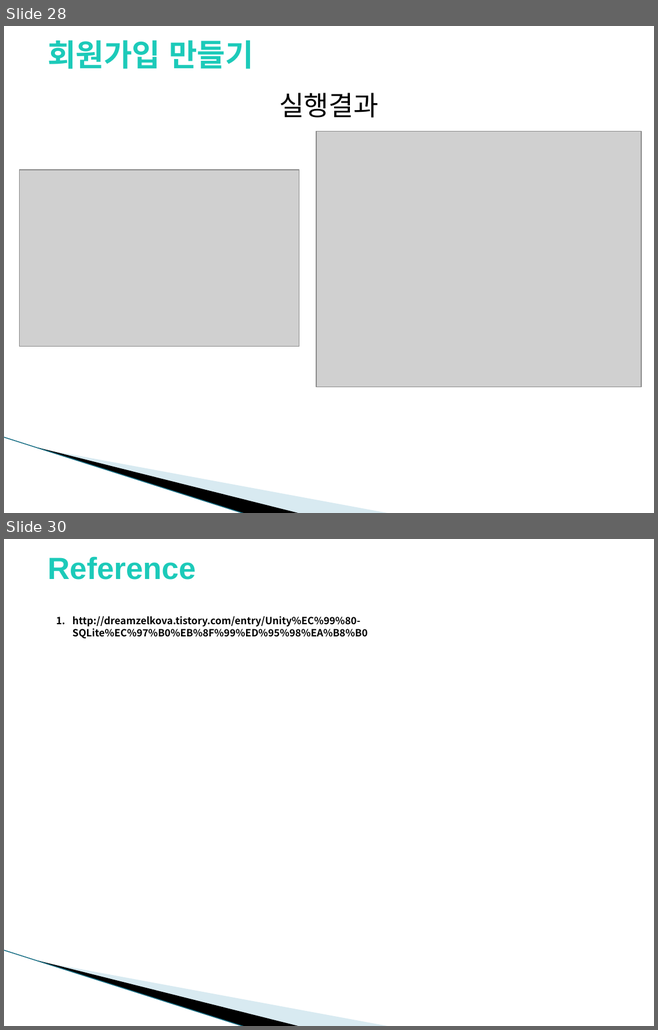
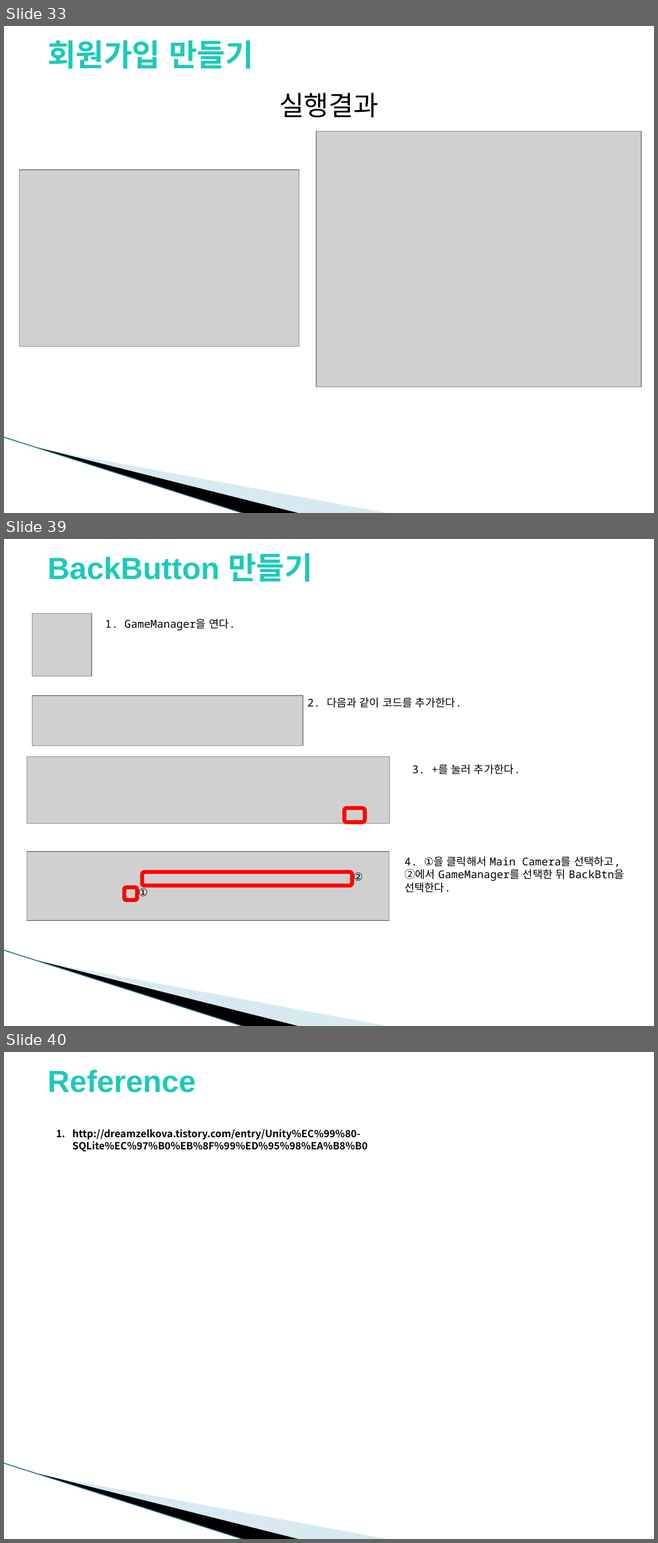
Before and after one commit to YounSJ/Unity_SQLite, a slide deck: Unity_SQLite.pptx. Shown one above the other, each under a label of ours: slides 28 and 30 before the commit, slides 33, 39 and 40 after it; the slides between them are not shown. The pictures are 658x1030 and 658x1543 pixels, drawn with LibreOffice and Linux fonts; fonts in the diff are those of the drawing; grey boxes stand for pictures; background and template pictures are left out. Boxes give left, top, right and bottom in pixels: in the first picture for what was removed or moved away, otherwise in the second. Text is boxed around its words. In the diff, an @@ line names an element or a change of style, - is before the commit and + after.

```diff
--- a/Unity_SQLite.pptx
+++ b/Unity_SQLite.pptx
@@ slide 39 added at (4,539,654,1026), background picture (left out); not listed: 3 template elements that a slide beside it also shows @@
@@ text added at (48,553,313,582), 34 pt, text #1CCAB9, bold @@
+BackButton 만들기
@@ picture added at (32,614,92,676) @@
@@ text added at (105,618,235,631), 12 pt, text #000000 @@
+1. GameManager을 연다.
@@ picture added at (32,696,303,745) @@
@@ text added at (307,697,462,708), 12 pt, text #000000 @@
+2. 다음과 같이 코드를 추가한다.
@@ picture added at (27,757,389,824) @@
@@ text added at (412,764,520,774), 12 pt, text #000000 @@
+3. +를 눌러 추가한다.
@@ rounded rectangle added at (344,808,365,822), outline #FF0000 4.33 pt @@
@@ picture added at (27,852,389,920) @@
@@ text added at (404,856,624,893), 12 pt, text #000000 @@
+4. ①을 클릭해서 Main Camera를 선택하고,
+②에서 GameManager를 선택한 뒤 BackBtn을 선택한다.
@@ rounded rectangle added at (143,873,352,886), outline #FF0000 4.33 pt @@
@@ text added at (353,873,363,884), 12 pt, text #000000 @@
+②
@@ rounded rectangle added at (124,887,137,900), outline #FF0000 4.33 pt @@
@@ text added at (138,888,148,899), 12 pt, text #000000 @@
+①
@@ what was slide 28 is now slide 33 @@
@@ what was slide 30 is now slide 40 @@
```
Also in this commit, not shown: 10 slides changed, 9 other slides added, 1 other file.
